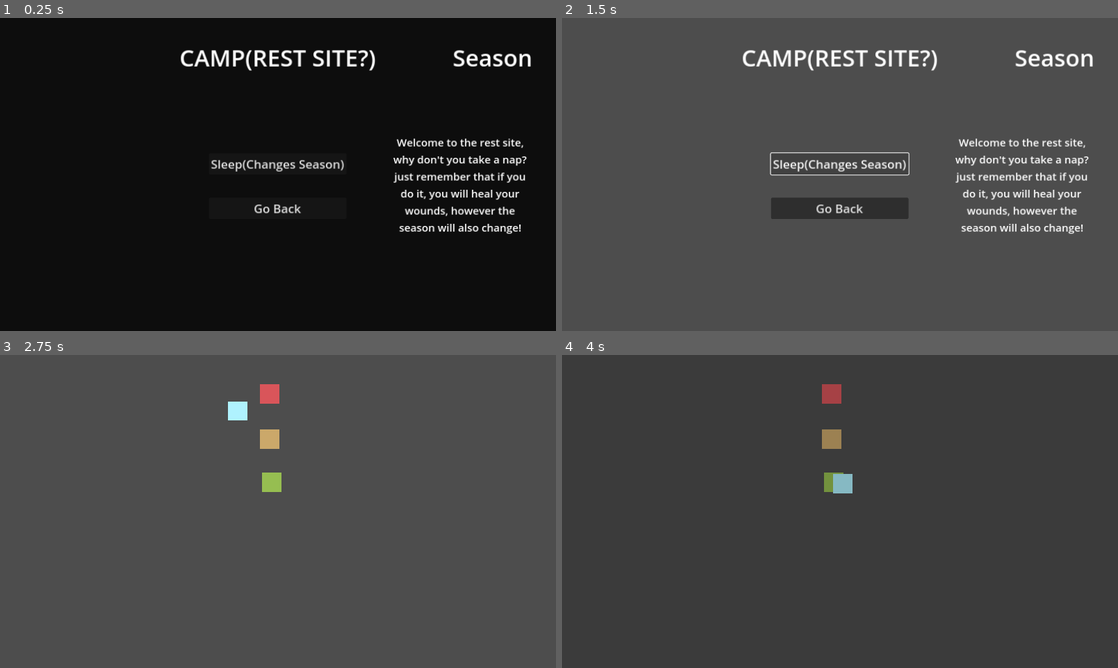
Above: before the commit, frames 1-4 (two rows, left to right).
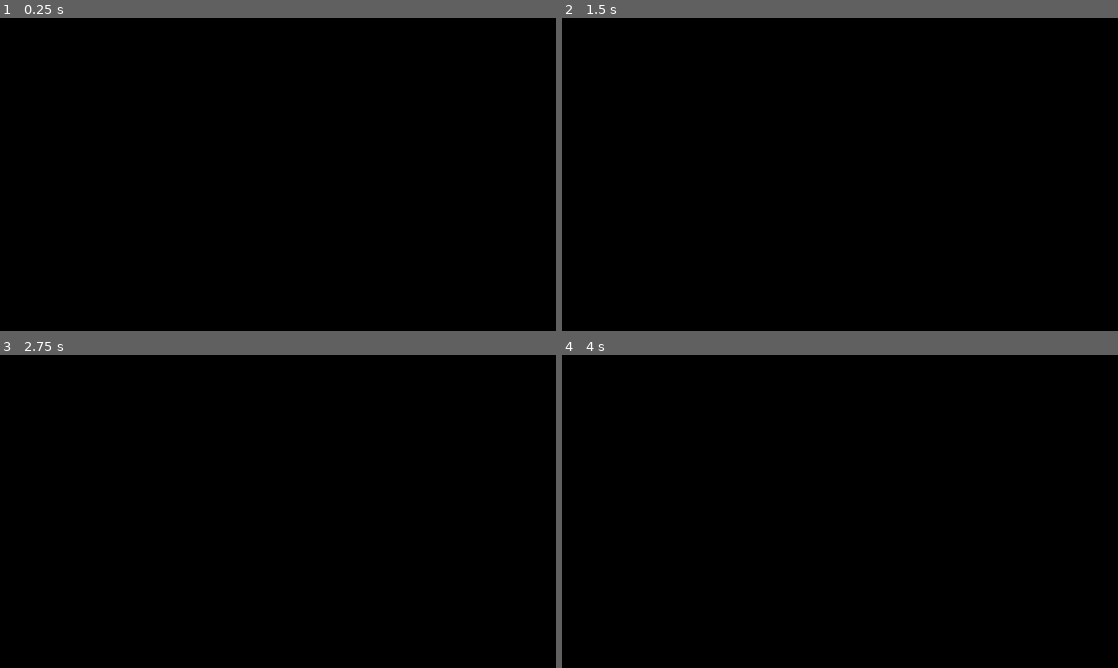
Above: after the commit, the same moments.

Repository: Where-is-my-input/Erratic-Seasons
Game: Godot game, scene res://game_scenes/Camp/camp_scene.tscn
Same seed, same stepped clock (60 frames per second), same inputs: the game is played once before the commit and once after it. This scene is started directly instead of the project's main scene.
Inputs:
- Up to frame 1 (0.25 s): no input
- Up to frame 2 (1.5 s): hold D (right) 0.53-1.25 s; click "Sleep(Changes Season)" at 1.25 s
- Up to frame 3 (2.75 s): click "Go Back" at 2 s
- Up to frame 4 (4 s): tap Enter at 2.75 s; hold S (down) 2.78-3.53 s; hold D (right) from 3.53 s (still down)

The runs differ from the first frame. In frame 1, 4.1% of the frame differs, in the area x 32-96%, y 10-70%; in frame 2, 100%, in the area x 0-100%, y 0-100%; in frame 3, 100%; in frame 4, 100%.
Error after the commit: Cannot call method 'play' on a null value. (res://game_scenes/Camp/camp_scene.gd:7)

Commit message:
Update camp_scene
updating the transition animation

Diff:
--- a/game_scenes/Camp/camp_scene.tscn
+++ b/game_scenes/Camp/camp_scene.tscn
@@ -1,13 +1,19 @@
 [gd_scene load_steps=7 format=3 uid="uid://1bj38fktu8r6"]
 
 [ext_resource type="Script" path="res://game_scenes/Camp/camp_scene.gd" id="1_5txfa"]
+
+[sub_resource type="LabelSettings" id="LabelSettings_x171v"]
+font_size = 48
+
+[sub_resource type="LabelSettings" id="LabelSettings_2tmd6"]
+font_size = 22
 
 [sub_resource type="Animation" id="Animation_ydali"]
 length = 0.001
 tracks/0/type = "value"
 tracks/0/imported = false
 tracks/0/enabled = true
-tracks/0/path = NodePath("Transition/ColorRect:self_modulate")
+tracks/0/path = NodePath("CampUI/Transition/ColorRect:self_modulate")
 tracks/0/interp = 1
 tracks/0/loop_wrap = true
 tracks/0/keys = {
@@ -19,7 +25,7 @@
 tracks/1/type = "value"
 tracks/1/imported = false
 tracks/1/enabled = true
-tracks/1/path = NodePath("Transition/ColorRect:visible")
+tracks/1/path = NodePath("CampUI/Transition/ColorRect:visible")
 tracks/1/interp = 1
 tracks/1/loop_wrap = true
 tracks/1/keys = {
@@ -34,7 +40,7 @@
 tracks/0/type = "value"
 tracks/0/imported = false
 tracks/0/enabled = true
-tracks/0/path = NodePath("Transition/ColorRect:self_modulate")
+tracks/0/path = NodePath("CampUI/Transition/ColorRect:self_modulate")
 tracks/0/interp = 1
 tracks/0/loop_wrap = true
 tracks/0/keys = {
@@ -46,7 +52,7 @@
 tracks/1/type = "value"
 tracks/1/imported = false
 tracks/1/enabled = true
-tracks/1/path = NodePath("Transition/ColorRect:visible")
+tracks/1/path = NodePath("CampUI/Transition/ColorRect:visible")
 tracks/1/interp = 1
 tracks/1/loop_wrap = true
 tracks/1/keys = {
@@ -55,6 +61,18 @@
 "update": 1,
 "values": [false]
 }
+tracks/2/type = "value"
+tracks/2/imported = false
+tracks/2/enabled = true
+tracks/2/path = NodePath("CampUI:visible")
+tracks/2/interp = 1
+tracks/2/loop_wrap = true
+tracks/2/keys = {
+"times": PackedFloat32Array(0, 1),
+"transitions": PackedFloat32Array(1, 1),
+"update": 1,
+"values": [false, true]
+}
 
 [sub_resource type="AnimationLibrary" id="AnimationLibrary_fhb1c"]
 _data = {
@@ -62,28 +80,8 @@
 "fadeIn": SubResource("Animation_1yijl")
 }
 
-[sub_resource type="LabelSettings" id="LabelSettings_x171v"]
-font_size = 48
-
-[sub_resource type="LabelSettings" id="LabelSettings_2tmd6"]
-font_size = 22
-
 [node name="CampScene" type="Node2D"]
 script = ExtResource("1_5txfa")
-
-[node name="Transition" type="AnimationPlayer" parent="."]
-libraries = {
-"": SubResource("AnimationLibrary_fhb1c")
-}
-
-[node name="ColorRect" type="ColorRect" parent="Transition"]
-anchors_preset = 15
-anchor_right = 1.0
-anchor_bottom = 1.0
-grow_horizontal = 2
-grow_vertical = 2
-color = Color(0, 0, 0, 1)
-metadata/_edit_use_anchors_ = true
 
 [node name="CampUI" type="CanvasLayer" parent="."]
 
@@ -141,4 +139,19 @@
 layout_mode = 2
 text = "Go Back"
 
+[node name="Transition" type="AnimationPlayer" parent="CampUI"]
+root_node = NodePath("../..")
+libraries = {
+"": SubResource("AnimationLibrary_fhb1c")
+}
+
+[node name="ColorRect" type="ColorRect" parent="CampUI/Transition"]
+anchors_preset = 15
+anchor_right = 1.0
+anchor_bottom = 1.0
+grow_horizontal = 2
+grow_vertical = 2
+color = Color(0, 0, 0, 1)
+metadata/_edit_use_anchors_ = true
+
 [connection signal="pressed" from="CampUI/MC/HBoxContainer/GbBT" to="." method="_on_gb_bt_pressed"]
